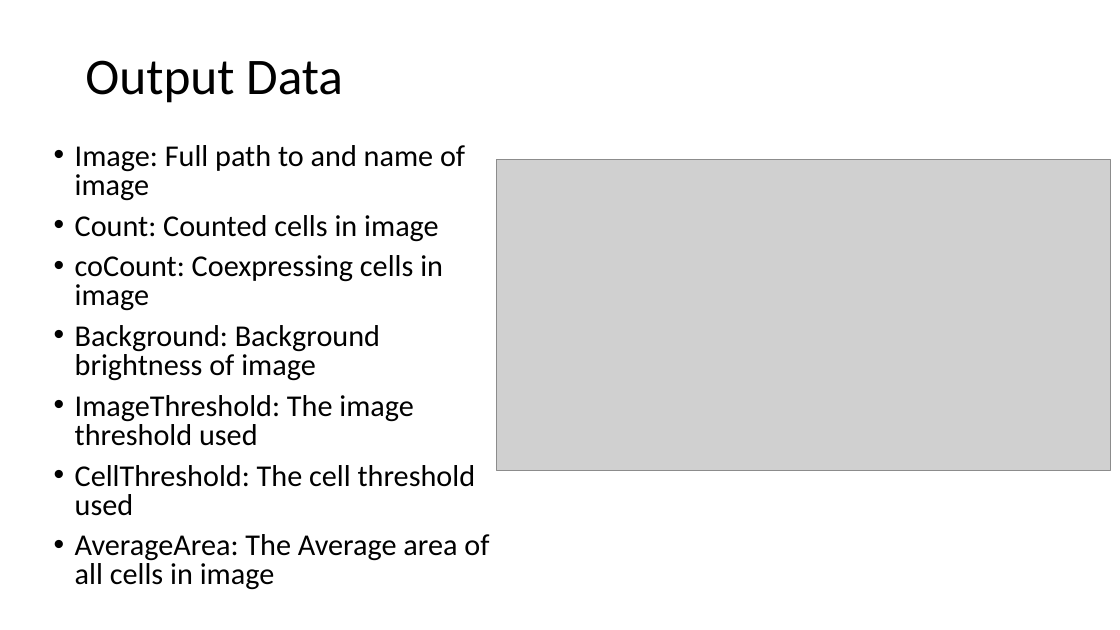
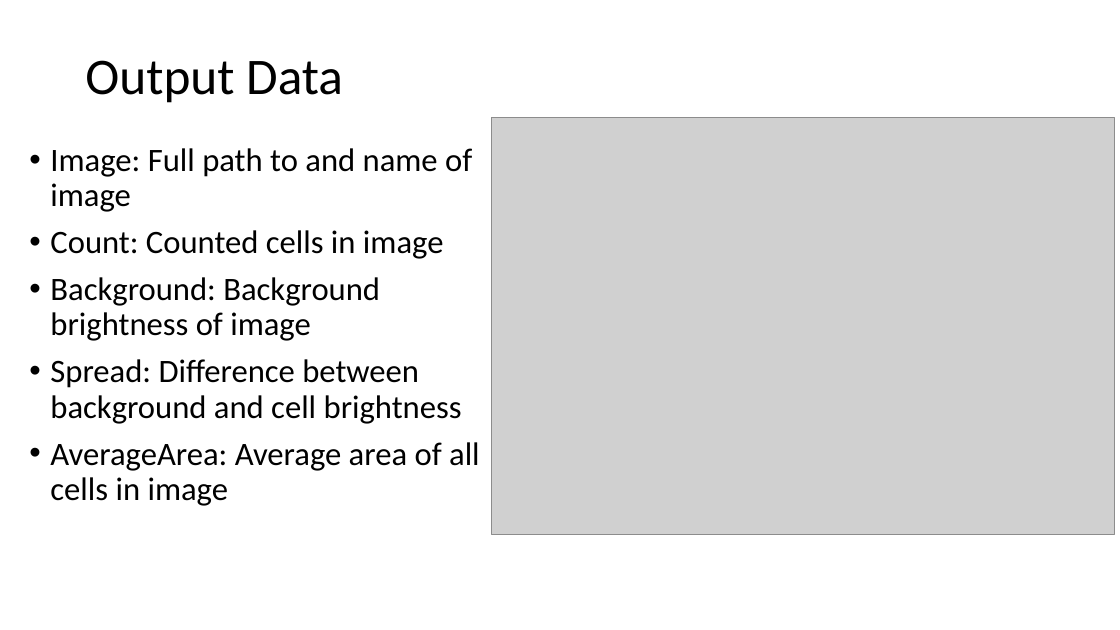
Before and after one commit to aneeshbal/SimpylCellCounter, a slide deck: slide 9 of Tutorials/scc2.0Protocols.pptx (slide 8 before the commit). Drawn at 1120x630 pixels with LibreOffice and Linux fonts; fonts in the diff are those of the drawing; grey boxes stand for pictures. Boxes give left, top, right and bottom in pixels: in the first picture for what was removed or moved away, otherwise in the second. Text is boxed around its words. In the diff, an @@ line names an element or a change of style, - is before the commit and + after.

```diff
--- a/Tutorials/scc2.0Protocols.pptx
+++ b/Tutorials/scc2.0Protocols.pptx
@@ picture: place and size @@
-picture at <box>497,160,1111,471</box>
+picture at <box>492,118,1115,534</box>
@@ text "Image: Full path to and ...": place and size @@
-text "Image: Full path to and ..." at <box>75,145,489,590</box>
+text "Image: Full path to and ..." at <box>50,148,480,506</box>
@@ text at <box>50,148,472,341</box>: size 25.9 to 28 pt in "Image: Full path to and name of ...", "Count: Counted cells in image", "Background: Background brightness of image"; line spacing 0.8 to 0.9 @@
@@ text at <box>75,255,443,311</box>: paragraph removed @@
-• coCount: Coexpressing cells in image
@@ text at <box>50,359,480,506</box>: text changed; size 25.9 to 28 pt @@
-• ImageThreshold: The image threshold used
-• CellThreshold: The cell threshold used
-• AverageArea: The Average area of all cells in image
+• Spread: Difference between background and cell brightness
+• AverageArea: Average area of all cells in image
```
Also in this commit, not shown: 7 other slides changed, 2 slides added, 1 slide removed, 1 other file.
